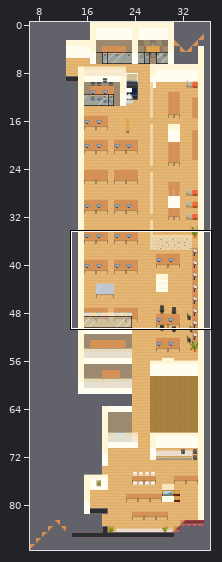
Two versions of a level (Tiled map (JSON), maps/map.json). The picture above shows the old version from afar; the outline marks the close-up.
Close-up. The starting point:
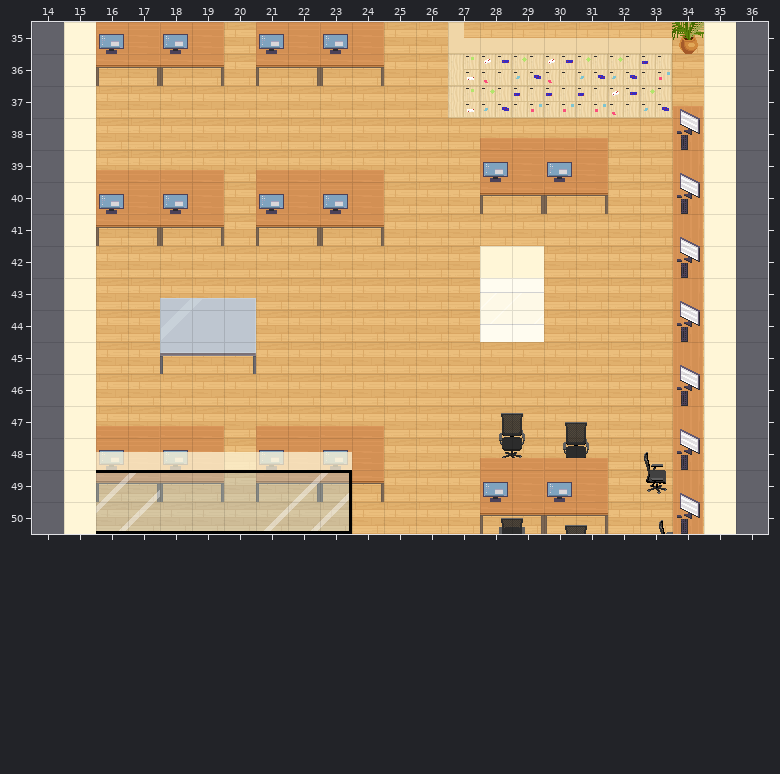
Cells are 32x32 px. Shown: x 14..36, y 35..50. The commit also changed other parts of the map, which this record leaves out.
The result:
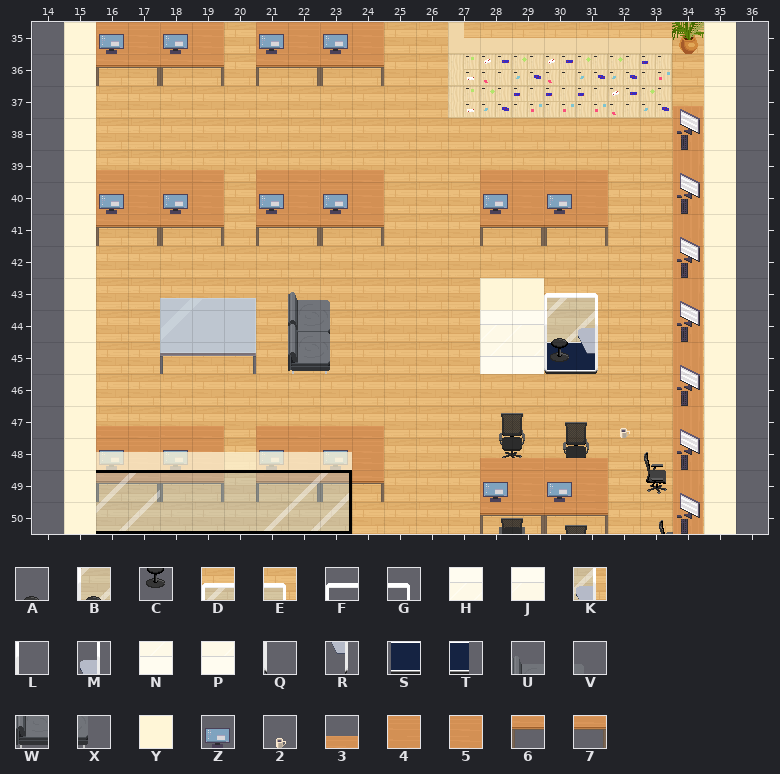
Key: from "Office Tiledset_1": A 2, B 25, C 27, D 128, E 129, F 130, G 131, H 151, J 152, K 154, L 155, M 156, N 176, P 177, Q 180, R 181, S 182, T 183, U 255, V 256, W 280, X 281, Y 355; from "WA_Miscellaneous": Z 1, 2 59; from "WA_Tables": 3 1, 4 10, 5 11, 6 20, 7 21.
_ is an empty cell.
See-through tiles are keyed as they look on the map.
Changes in this commit:
{"where": "layer \"Wallpaper\""}
{"y":43,"x":28,"old":"HJ","new":"__"}
{"y":45,"x":28,"old":"__","new":"NP"}
{"where": "layer \"belowFurniture\""}
{"y":44,"x":30,"old":"_","new":"B"}
{"y":45,"x":30,"old":"__","new":"ST"}
{"where": "layer \"furniture\""}
{"y":39,"x":28,"old":"4545","new":"____"}
{"y":40,"x":28,"old":"6767","new":"4545"}
{"y":41,"x":28,"old":"____","new":"6767"}
{"y":43,"x":22,"old":"__","new":"UV"}
{"y":44,"x":22,"old":"__","new":"WX"}
{"y":44,"x":30,"old":"_","new":"A"}
{"y":45,"x":22,"old":"__","new":"WX"}
{"y":45,"x":30,"old":"_","new":"C"}
{"where": "layer \"aboveFurniture\""}
{"y":39,"x":28,"old":"Z","new":"_"}
{"y":39,"x":30,"old":"Z","new":"_"}
{"y":40,"x":28,"old":"_","new":"Z"}
{"y":40,"x":30,"old":"_","new":"Z"}
{"y":44,"x":22,"old":"__","new":"UV"}
{"where": "layer \"abovePlayer1\""}
{"y":38,"x":28,"old":"3333","new":"____"}
{"y":39,"x":28,"old":"____","new":"3333"}
{"y":43,"x":30,"old":"__","new":"DE"}
{"y":44,"x":31,"old":"_","new":"K"}
{"where": "layer \"abovePlayer2\""}
{"y":43,"x":30,"old":"__","new":"FG"}
{"y":44,"x":30,"old":"__","new":"LM"}
{"y":45,"x":30,"old":"__","new":"QR"}
{"where": "layer \"Wallpaper #2\""}
{"y":42,"x":28,"old":"YY","new":"__"}
{"y":43,"x":28,"old":"__","new":"YY"}
{"where": "layer \"Decoration\""}
{"y":47,"x":32,"old":"_","new":"2"}
